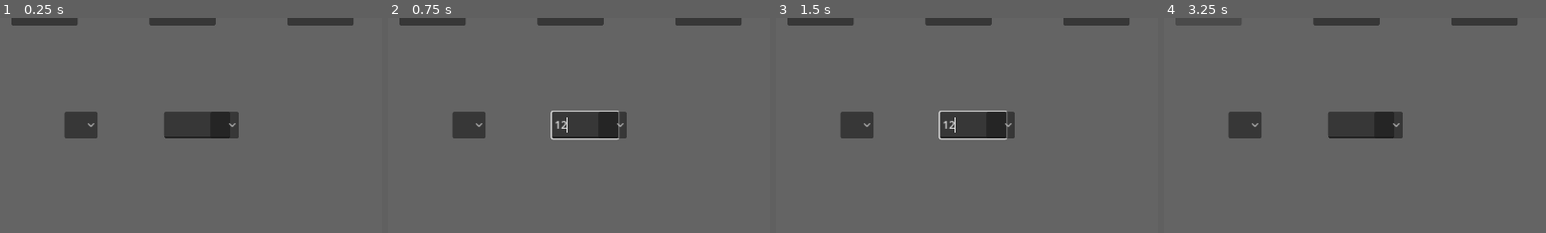
Above: before the commit, frames 1-4 (left to right).
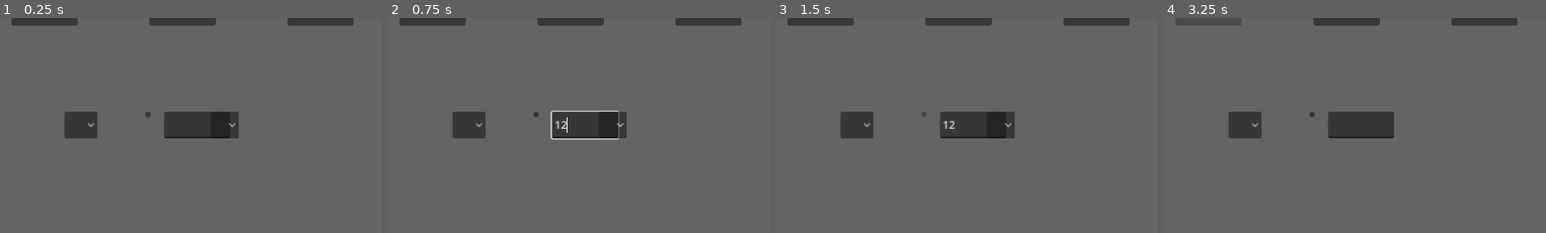
Above: after the commit, the same moments.

Repository: ahhnevermore/mixorcerers
Game: Godot game, scene res://scenes/mix_mode.tscn
Same seed, same stepped clock (60 frames per second), same inputs: the game is played once before the commit and once after it. This scene is started directly instead of the project's main scene.
Inputs (mouse positions are % of the whole screen's width and height, from its top left):
- Up to frame 1 (0.25 s): no input
- Up to frame 2 (0.75 s): click (56, 52) at 0.52 s; type "12" at 0.6 s
- Up to frame 3 (1.5 s): click (50, 50) at 1.27 s
- Up to frame 4 (3.25 s): click "Fire" at 2 s; click "Water" at 2.75 s
The pictures show only the part of the screen within x 31-81%, y 28-78%; the shares and areas given below are measured in that part.

The runs differ from the first frame. In frame 1, less than 0.1% of the frame differs, in the area x 38-40%, y 43-47%; in frame 2, less than 0.1%; in frame 3, 0.4%, in the area x 38-61%, y 43-57%; in frame 4, 0.3%.
Error in both runs: Invalid type in function 'orbs_display' in base 'Node2D (mix_mode.gd)'. Cannot convert argument 1 from Nil to Dictionary. (res://scripts/mix_mode.gd:18)

Commit message:
checking the new remote

Diff:
--- a/scenes/mix_mode.tscn
+++ b/scenes/mix_mode.tscn
@@ -111,19 +111,6 @@
 grow_horizontal = 2
 grow_vertical = 2
 
-[node name="Additional Costs" type="HBoxContainer" parent="CanvasLayer"]
-anchors_preset = 8
-anchor_left = 0.5
-anchor_top = 0.5
-anchor_right = 0.5
-anchor_bottom = 0.5
-offset_left = -414.0
-offset_top = 76.0
-offset_right = -14.0
-offset_bottom = 116.0
-grow_horizontal = 2
-grow_vertical = 2
-
 [node name="Grimoire_Val" type="LineEdit" parent="CanvasLayer"]
 anchors_preset = 8
 anchor_left = 0.5
@@ -139,6 +126,7 @@
 
 [node name="Grimoire_Val_Timer" type="Timer" parent="CanvasLayer/Grimoire_Val"]
 wait_time = 2.5
+one_shot = true
 
 [node name="Grimoire_Val_Terrain" type="OptionButton" parent="CanvasLayer"]
 anchors_preset = 8
@@ -153,7 +141,34 @@
 grow_horizontal = 2
 grow_vertical = 2
 
+[node name="Additional Costs" type="HBoxContainer" parent="CanvasLayer"]
+anchors_preset = 8
+anchor_left = 0.5
+anchor_top = 0.5
+anchor_right = 0.5
+anchor_bottom = 0.5
+offset_left = -414.0
+offset_top = 76.0
+offset_right = -14.0
+offset_bottom = 116.0
+grow_horizontal = 2
+grow_vertical = 2
+
+[node name="UIButton" parent="CanvasLayer" instance=ExtResource("3_7je3w")]
+anchors_preset = 8
+anchor_left = 0.5
+anchor_top = 0.5
+anchor_right = 0.5
+anchor_bottom = 0.5
+offset_left = -4.0
+offset_top = -4.0
+offset_right = 4.0
+offset_bottom = 4.0
+grow_horizontal = 2
+grow_vertical = 2
+
 [connection signal="item_selected" from="CanvasLayer/Grimoire_Dropdown" to="." method="_on_grimoire_dropdown_selected"]
 [connection signal="text_changed" from="CanvasLayer/Grimoire_Val" to="." method="_on_grimoire_value_text_changed"]
 [connection signal="text_submitted" from="CanvasLayer/Grimoire_Val" to="." method="_on_grimoire_value_text_submitted"]
 [connection signal="timeout" from="CanvasLayer/Grimoire_Val/Grimoire_Val_Timer" to="." method="_on_grimoire_value_timer_timeout"]
+[connection signal="item_selected" from="CanvasLayer/Grimoire_Val_Terrain" to="." method="_on_grimoire_val_terrain_item_selected"]
--- a/scripts/mix_mode.gd
+++ b/scripts/mix_mode.gd
@@ -7,7 +7,7 @@
 var stack:Array
 var unsafe_text:String
 var grimoire_value=false
-
+#percentage for On_DMG
 func _ready():
 	pass # Replace with function body.
 
@@ -126,7 +126,6 @@
 
 func _on_grimoire_dropdown_selected(index):
 	grimoire_type = Grimoire.Grimoire_Type.keys()[index]
-	print(grimoire_type)
 	default_grimoire_value(grimoire_type)
 
 
@@ -138,20 +137,15 @@
 	_on_grimoire_value_text_submitted(unsafe_text)
 
 func _on_grimoire_value_text_submitted(new_text):
-	var input = int(unsafe_text)
+	var input = int(new_text)
 	match grimoire_type:
 		'None':
-			$CanvasLayer/Grimoire_Val.text =""
-			$CanvasLayer/Grimoire_Val.placeholder_text=""
-		'On_Dmg':
-			if input < 100 or input > 0:
+			default_grimoire_value(grimoire_type)
+		'On_DMG':
+			if input < 100 and input > 0:
 				grimoire_value = input
-				$CanvasLayer/Grimoire_Value.text =""
-				$CanvasLayer/Grimoire_Value.placeholder_text= unsafe_text + "%"
-		'On_Terrain_Changed':
-			if input > 0 :
-				pass
-
+			else:
+				default_grimoire_value(grimoire_type)
 func default_grimoire_value(type:String):
 	match type:
 		'None':
@@ -165,8 +159,12 @@
 			$CanvasLayer/Grimoire_Val_Terrain.hide()
 			$CanvasLayer/Grimoire_Val.text =""
 			$CanvasLayer/Grimoire_Val.placeholder_text="100%"
-			grimoire_value = 1
+			grimoire_value = 100
 		'On_Terrain_Change':
 			$CanvasLayer/Grimoire_Val.hide()
 			$CanvasLayer/Grimoire_Val_Terrain.show()
 			grimoire_value = map.mod_to_terrain.values()[0]
+
+
+func _on_grimoire_val_terrain_item_selected(index):
+	grimoire_value = map.mod_to_terrain.values()[index]
